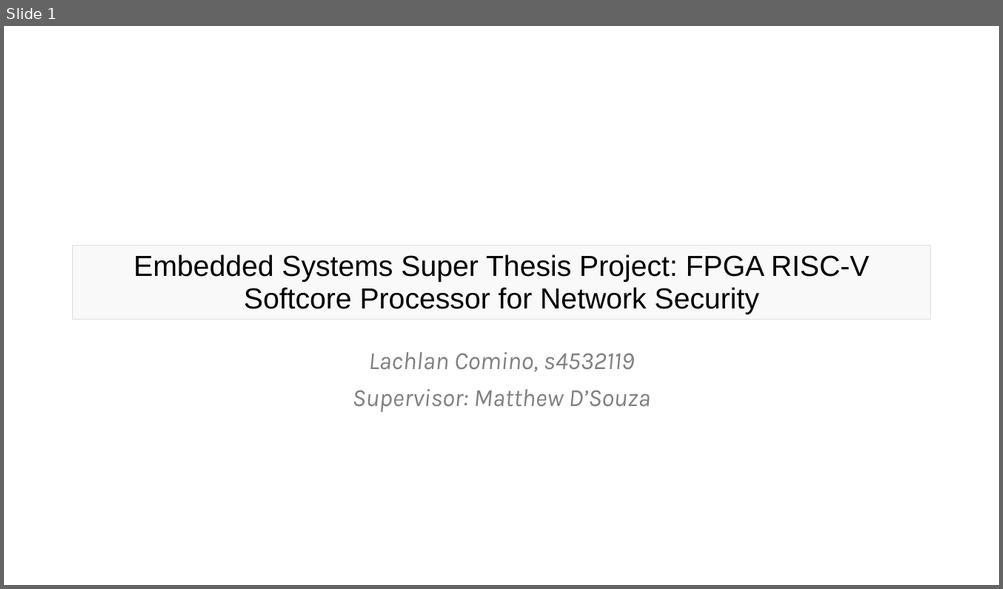
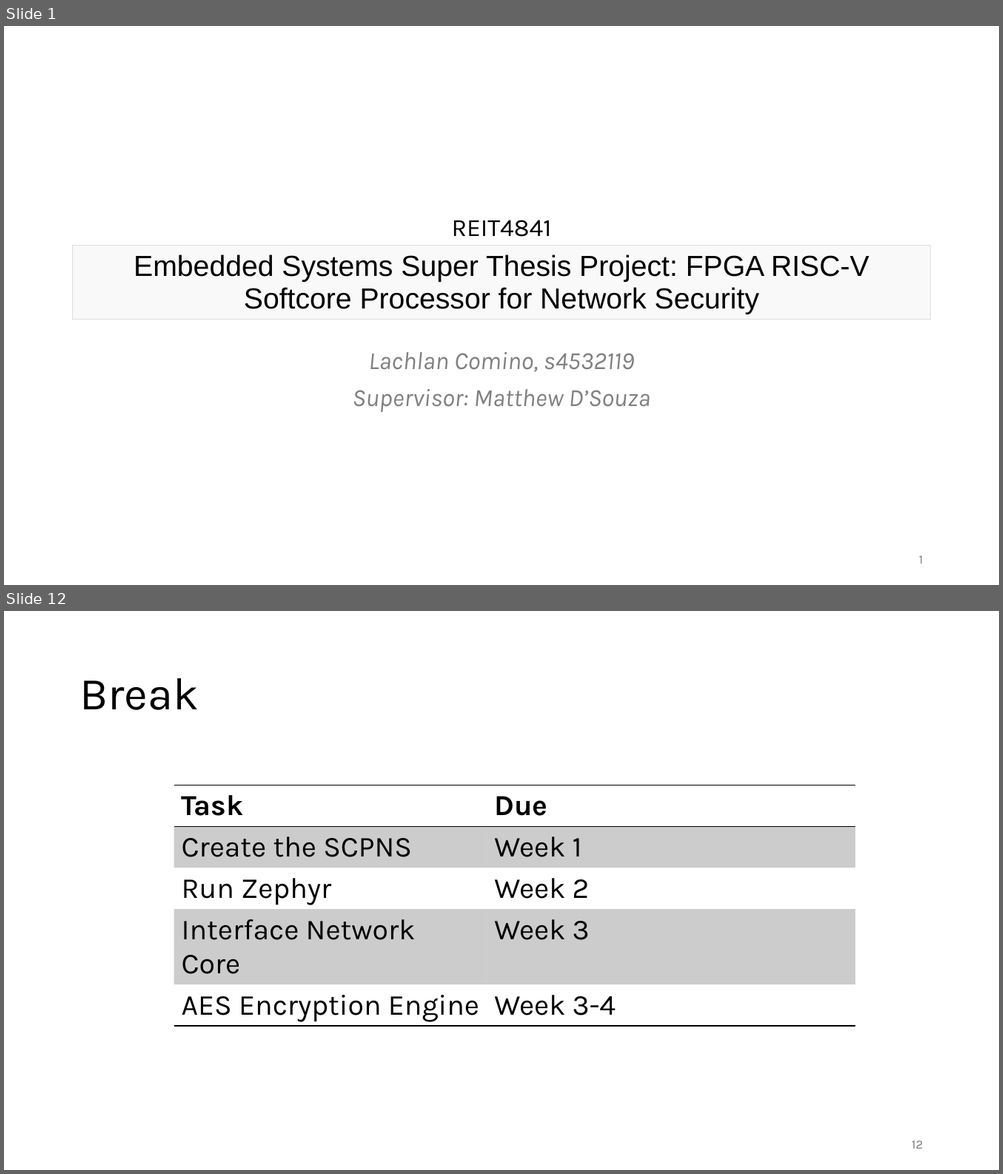
Before and after one commit to lcomino64/Thesis, a slide deck: Seminar/s4532119_seminar_slides.pptx. Shown one above the other, each under a label of ours: slide 1 before the commit, slides 1 and 12 after it; the slides between them are not shown. The pictures are 1003x589 and 1003x1174 pixels, drawn with LibreOffice and Linux fonts; fonts in the diff are those of the drawing. Boxes give left, top, right and bottom in pixels: in the first picture for what was removed or moved away, otherwise in the second. Text is boxed around its words. In the diff, an @@ line names an element or a change of style, - is before the commit and + after.

```diff
--- a/Seminar/s4532119_seminar_slides.pptx
+++ b/Seminar/s4532119_seminar_slides.pptx
@@ slide 12 added at box(4, 611, 999, 1170), background #FFFFFF @@
@@ title added at box(79, 678, 199, 710), 44 pt, text #000000 @@
+Break
@@ table added at box(174, 785, 855, 1025), 5 rows, 2 columns @@
+Task | Due
+Create the SCPNS | Week 1
+Run Zephyr | Week 2
+Interface Network Core | Week 3
+AES Encryption Engine | Week 3-4
@@ page number added at box(911, 1141, 922, 1149), 12 pt, text #797979 @@
+12
@@ slide 1 changed as well @@
@@ text added at box(452, 220, 552, 237), 24 pt, text #000000 @@
+REIT4841
@@ page number added at box(919, 556, 923, 564), 12 pt, text #797979 @@
+1
```
Also in this commit, not shown: 2 other slides changed, 11 other slides added, 5 slides removed, 7 other files.
